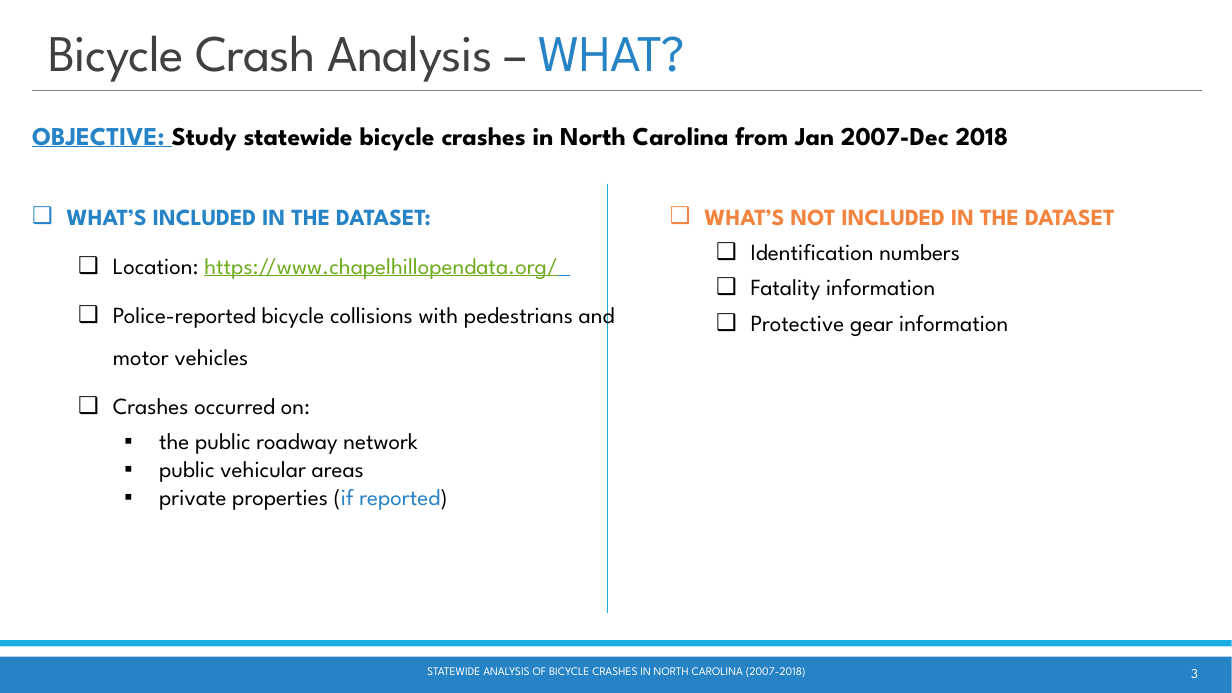
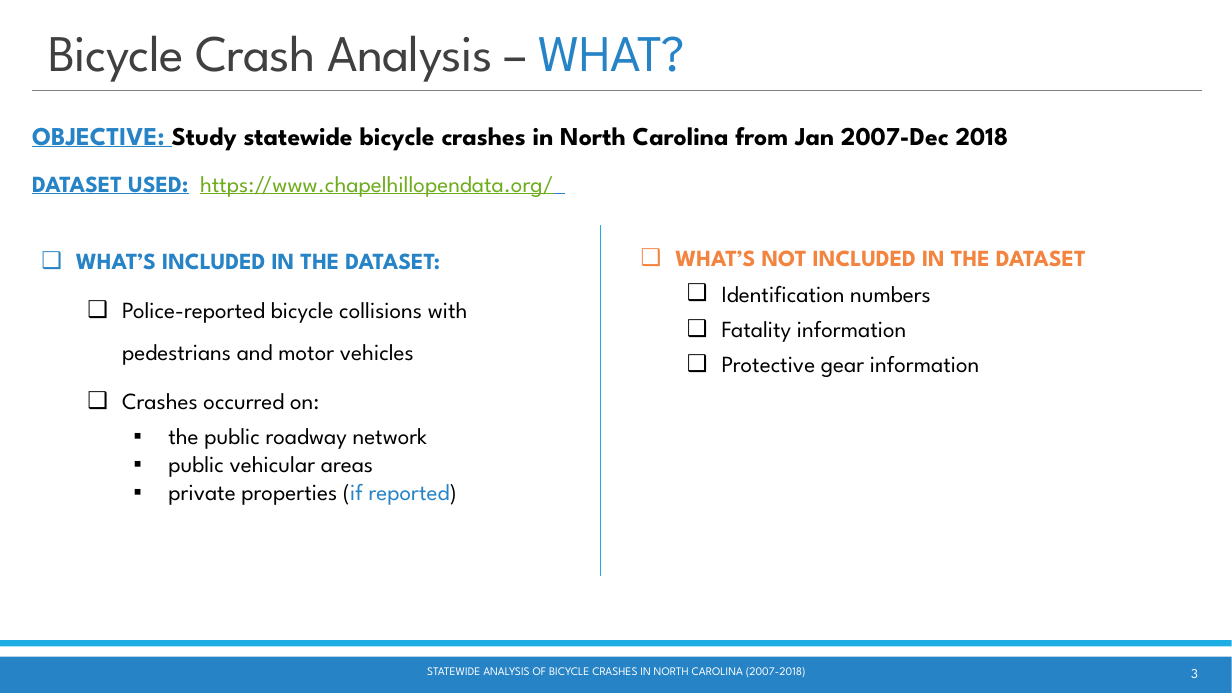
Before and after one commit to waghrayrashi/project-1, a slide deck: slide 3 of Project 1 - Group 2 - Statewide Bicycle Crash Analysis.pptx. Drawn at 1232x693 pixels with LibreOffice and Linux fonts; fonts in the diff are those of the drawing. Boxes give left, top, right and bottom in pixels: in the first picture for what was removed or moved away, otherwise in the second. Text is boxed around its words. In the diff, an @@ line names an element or a change of style, - is before the commit and + after.

```diff
--- a/Project 1 - Group 2 - Statewide Bicycle Crash Analysis.pptx
+++ b/Project 1 - Group 2 - Statewide Bicycle Crash Analysis.pptx
@@ text added at (x1=32, y1=176, x2=554, y2=197), 18 pt, text #6EAC1C, underline @@
+  DATASET USED: https://www.chapelhillopendata.org/
@@ text "WHAT’S INCLUDED IN THE DATASET:" moved from (x1=67, y1=209, x2=615, y2=510) to (x1=76, y1=253, x2=468, y2=505) @@
@@ line moved from (607, 184) - (607, 613) to (601, 226) - (601, 576) @@
@@ text "WHAT’S NOT INCLUDED IN THE ..." moved from (x1=704, y1=209, x2=1115, y2=336) to (x1=675, y1=250, x2=1086, y2=377) @@
@@ text at (x1=113, y1=258, x2=558, y2=279): paragraph removed @@
-  ❑ Location: https://www.chapelhillopendata.org/
```
Also in this commit, not shown: 12 other slides changed.
